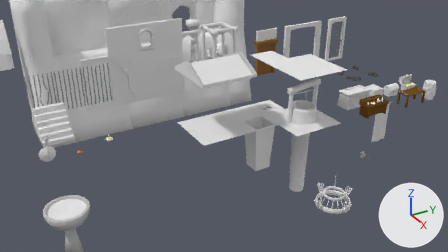
The Blender file Resources/Blender/Scenery/ModularDungeon/Assets.blend: old version first, new version second.
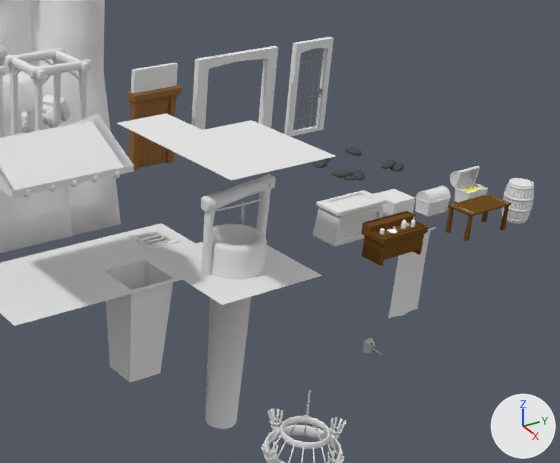
Old and new are each drawn from the file's camera 'Camera' and again close up on the part from 44% to 100% of the width and 0% to 82% of the height. Lighting does not change. The marker at lower right points along +X, +Y and +Z.

The first close-up shows 'Dn_Beam_3', 'Dn_Ceiling_Big_1', 'Dn_Ceiling_Big_2', 'Dn_Cliff_3', 'Dn_Cliff_4', 'Dn_Door_1', 'Dn_Door_1_Frame', 'Dn_Door_1_Wall', 'Dn_Door_2', 'Dn_Door_3', 'Dn_Floor_Big_1', 'Dn_Jail_1', 'Dn_Lab_1', 'Dn_Pond_1', 'Dn_Pond_Beam_1', 'Dn_Thomb_1', 'Dn_Trap_1'.
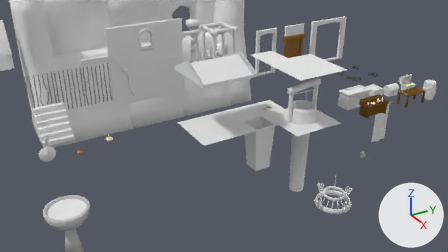
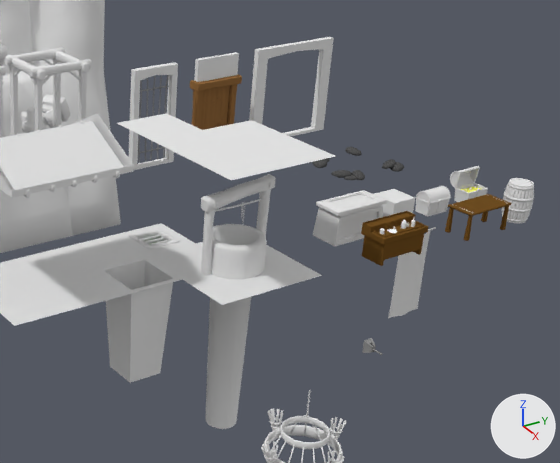
The change, as a list of edits to the scene's bpy script:
```text
Change ob_dn_door_2:
    ob_dn_door_2.location: (0.0, 14.0, 0.0) -> (0.0, 6.0, 0.0)
Change ob_dn_door_3:
    ob_dn_door_3.location: (0.0, 10.0, 0.0) -> (0.0, 13.0, 0.0)
Change ob_dn_door_1:
    ob_dn_door_1.location: (0.0, 6.0, 0.0) -> (0.0, 9.0, 0.0)
Change ob_dn_door_1_frame:
    ob_dn_door_1_frame.location: (0.0, 6.0, 0.0) -> (0.0, 9.0, 0.0)
Change ob_dn_door_1_wall:
    ob_dn_door_1_wall.location: (0.0, 6.0, 0.0) -> (0.0, 9.0, 0.0)
Change ob_dn_jail_1:
    ob_dn_jail_1.location: (0.0, 14.0, 0.0) -> (0.0, 6.0, 0.0)
```

Changed parts and their boxes (x1, y1, x2, y2) in the close-ups (560 x 463 px):
'Dn_Door_3', moved: before (191, 46, 278, 130); after (249, 37, 334, 137)
'Dn_Door_2', moved: before (284, 37, 334, 137); after (129, 62, 178, 170)
'Dn_Door_1_Frame', moved: before (127, 85, 181, 171); after (190, 74, 242, 129)
'Dn_Door_1', moved: before (139, 96, 169, 168); after (201, 85, 230, 130)
'Dn_Door_1_Wall', moved: before (131, 63, 178, 93); after (194, 52, 239, 82)
'Dn_Jail_1', moved: before (294, 49, 324, 130); after (138, 75, 169, 163)
